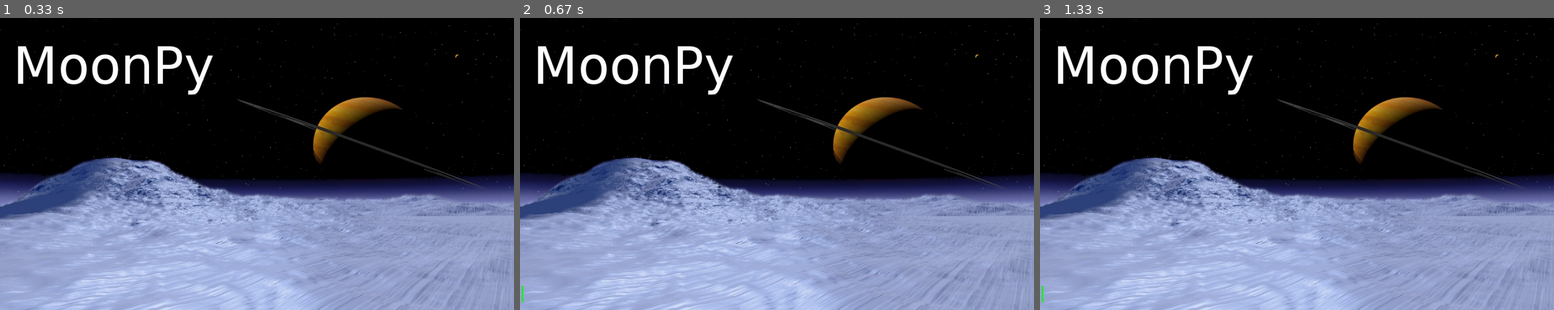
Above: before the commit, frames 1-3 (left to right).
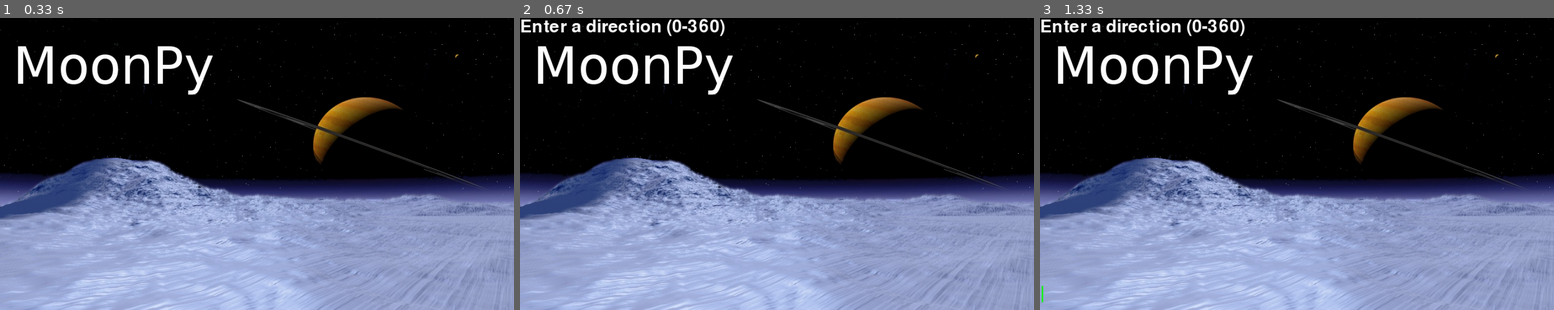
Above: after the commit, the same moments.

Repository: wgrand08/tether
Game: pygame game, started from trunk/moon.py
Two runs of this game, one before a commit and one after it. Both use one fixed random seed, a clock stepped at 60 frames per second and the inputs below. The source is Python 2; it was converted automatically to run under Python 3.
Inputs:
- Up to frame 1 (0.33 s): no input
- Up to frame 2 (0.67 s): no input
- Up to frame 3 (1.33 s): no input

Frame 1 is identical in both runs. In frame 2, 0.9% of the frame differs, in the area x 0-40%, y 0-98%; in frame 3, 0.9%.

Commit message:
working on displaying text

Diff:
--- a/trunk/moon.py
+++ b/trunk/moon.py
@@ -1,3 +1,5 @@
+#!/usr/bin/python2.4
+
 """Copyright 2007:
     Isaac Carroll, Kevin Clement, Jon Handy, David Carroll, Daniel Carroll
 
@@ -22,6 +24,7 @@
 from pygame.locals import *
 import threading
 from Queue import Queue
+from time import sleep
 
 WINDOW_SIZE = WINDOW_XSIZE,WINDOW_YSIZE = 997,568
 
@@ -29,14 +32,36 @@
 
 def main(game):
     game.show(game.loadimage("images/Enceladus.png"), (0,0))
-    text = game.input()
-    print text
+
+    game.showtext("Enter a direction (0-360)")
+    print game.input()
+
+    sleep(3)
+
+    game.showtext("Enter a power (1-100)")
+    print game.input()
+
+def mainthread(f):
+    def decorated(*args, **kwargs):
+        if threading.currentThread() != MAIN_THREAD:
+            pygame.event.post(pygame.event.Event(QUIT))
+            raise NotMainThread()
+        else:
+            return f(*args, **kwargs)
+    return decorated
+
+class NotMainThread(Exception):
+    pass
 
 class Game:
     def __init__(self, mainfn):
+        global MAIN_THREAD
+        MAIN_THREAD = threading.currentThread()
+
         pygame.display.init()
         pygame.font.init()
 
+        self.font = pygame.font.Font(None, 50)
         pygame.key.set_repeat(250, 50)
         self.keylistener = None
 
@@ -47,6 +72,7 @@
         pygame.display.update()
 
         self.gamelogic = threading.Thread(target=self._go, args=(mainfn,))
+        self.gamelogic.setDaemon(True)
         self.gamelogic.start()
 
         while True:
@@ -67,15 +93,26 @@
     def loadimage(self, filename):
         return call(self._loadimage, filename)
 
+    @mainthread
     def _loadimage(self, filename):
         return pygame.image.load(filename).convert()
 
-    def show(self, image, pos=(0,0)):
-        call(self._show, image, pos)
+    def show(self, image, pos):
+        return call(self._show, image, pos)
 
+    @mainthread
     def _show(self, image, pos):
-        self.window.blit(image, pos)
-        pygame.display.update()
+        rect = self.window.blit(image, pos)
+        pygame.display.update(rect)
+        return rect
+
+    def showtext(self, text):
+        return call(self._showtext, text)
+
+    @mainthread
+    def _showtext(self, text):
+        surface = self.font.render(text, True, color.white)
+        return self._show(surface, (0,0))
 
     def input(self):
         inputbox = call(InputBox, self.window)
@@ -83,8 +120,7 @@
         self.keylistener = inputbox.key
         inputbox.done.wait()
         self.keylistener = old
-        inputbox.close()
-        return inputbox.text
+        return call(inputbox.close)
 
 def call(fn, *args):
     q = Queue()
@@ -92,7 +128,11 @@
     pygame.event.post(e)
     return q.get()
 
-class InputBox(object):
+#class TextBox:
+#    def __init__(self, window,
+
+class InputBox:
+    @mainthread
     def __init__(self, window, rect=None, text=""):
         self.window = window
         self.rect = rect
@@ -112,6 +152,7 @@
 
         self.update()
 
+    @mainthread
     def key(self, key):
         if key.key == K_BACKSPACE:
             self.text = self.text[:-1]
@@ -125,6 +166,7 @@
 
         self.update()
 
+    @mainthread
     def update(self):
         surface = self.font.render(self.text, True, color.white)
         overage = max(0, surface.get_width() - self.textwidth)
@@ -137,9 +179,11 @@
 
         pygame.display.update(self.rect)
 
+    @mainthread
     def close(self):
         self.window.blit(self.background, self.rect)
         pygame.display.update(self.rect)
+        return self.text
 
 class color:
     def __getattr__(self, name):
